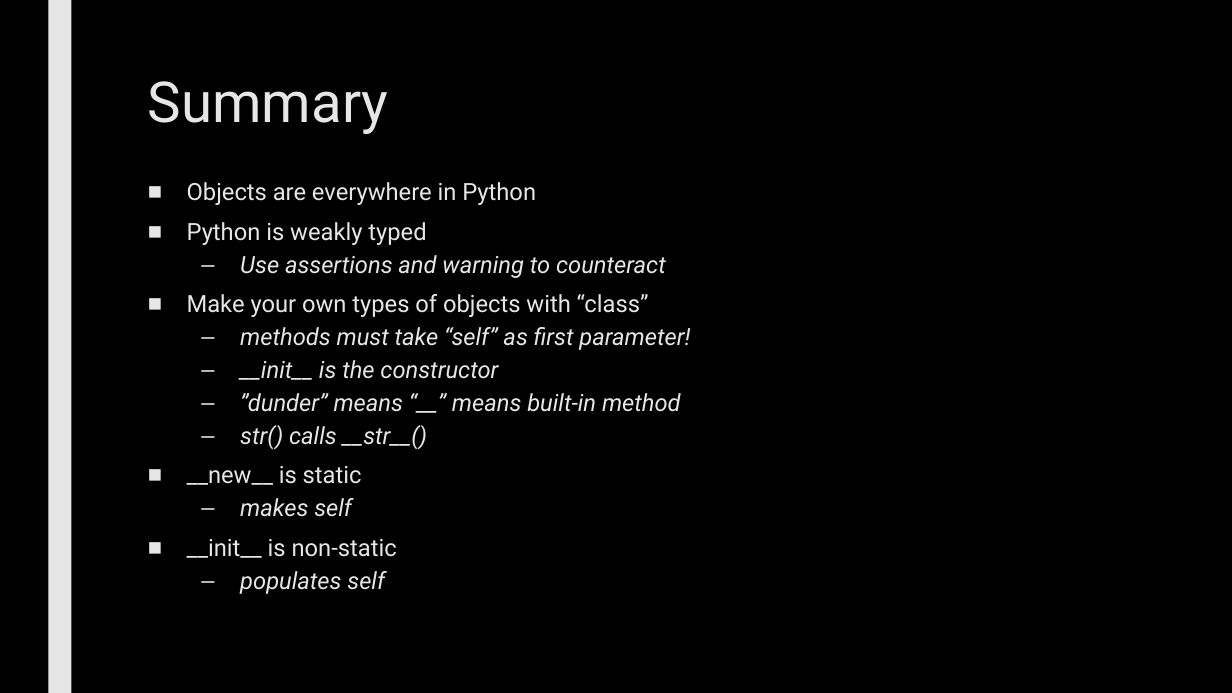
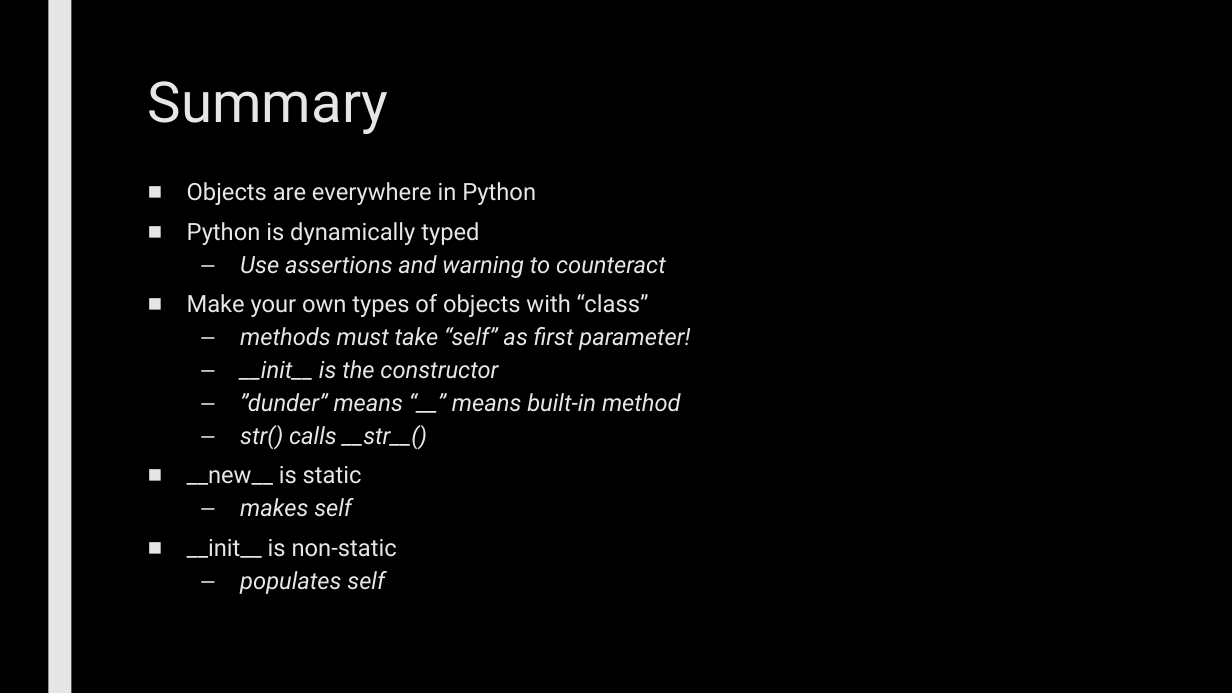
Before and after one commit to max7patek/metaprogramming, a slide deck: slide 19 of slides/00-OOPython.pptx. Drawn at 1232x693 pixels with LibreOffice and Linux fonts; fonts in the diff are those of the drawing. Boxes give left, top, right and bottom in pixels: in the first picture for what was removed or moved away, otherwise in the second. Text is boxed around its words. In the diff, an @@ line names an element or a change of style, - is before the commit and + after.

Commit message:
fixed schedule, some typos, and minor rewording

```diff
--- a/slides/00-OOPython.pptx
+++ b/slides/00-OOPython.pptx
@@ text at (187,222,479,245): text changed @@
-■ Python is weakly typed
+■ Python is dynamically typed
```
Also in this commit, not shown: 4 other slides changed.
